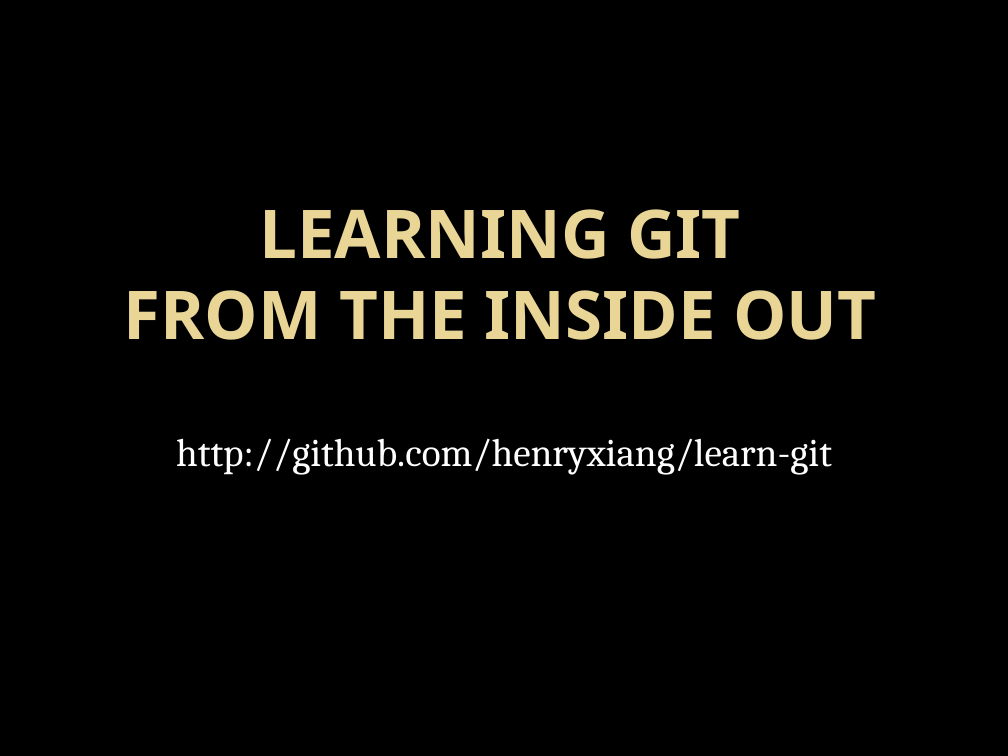
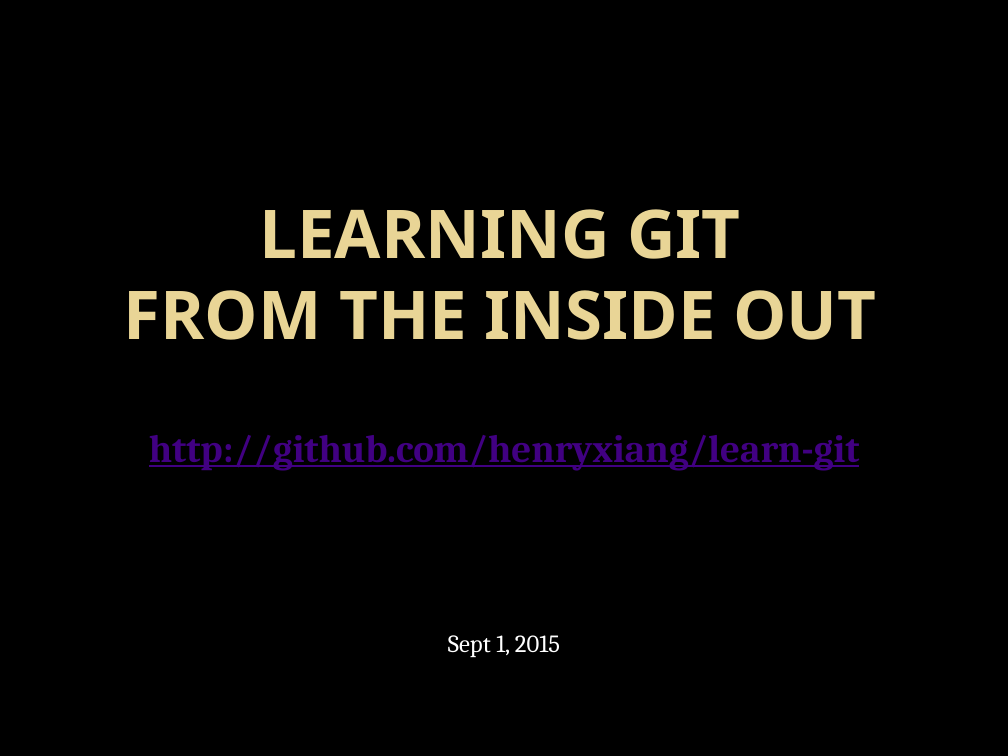
Before and after one commit to henryxiang/learn-git, a slide deck: slide 1 of learn-git-from-inside-out.pptx. Drawn at 1008x756 pixels with LibreOffice and Linux fonts; fonts in the diff are those of the drawing; background and template pictures are left out. Boxes give left, top, right and bottom in pixels: in the first picture for what was removed or moved away, otherwise in the second. Text is boxed around its words. In the diff, an @@ line names an element or a change of style, - is before the commit and + after.

```diff
--- a/learn-git-from-inside-out.pptx
+++ b/learn-git-from-inside-out.pptx
@@ subtitle at <box>149,435,860,471</box>: size 28 to 27.8 pt, text colour #FFFFFF to #410082, bold on, underline on in "http://github.com/henryxiang/learn-git" @@
@@ subtitle at <box>448,635,560,657</box>: paragraph added @@
+Sept 1, 2015
```
Also in this commit, not shown: 1 other slide changed.
